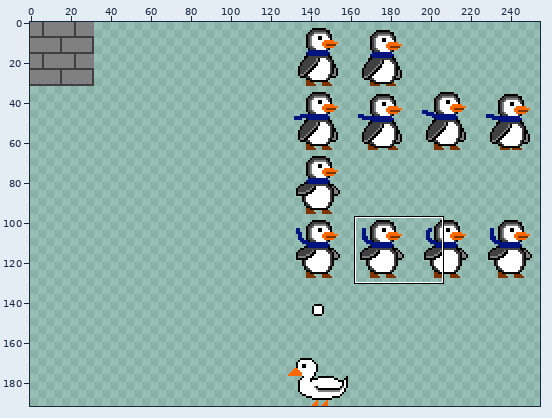
Sprite sheet, stored at assets/texture-sheet.png. Above, an overview of the earlier version with the close-up marked.
Close-up. Earlier state:
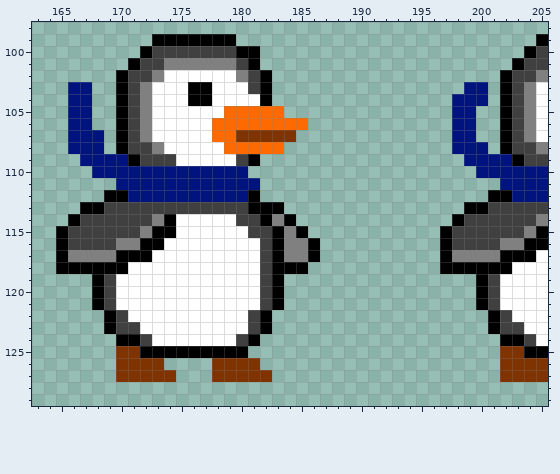
The file is 256x192 pixels. Pixels under 10% opacity are left out. Shown: x 163..205, y 98..129. The wide view leaves out empty margins. The commit also changed other parts of the picture, which this record leaves out.
Now the later version:
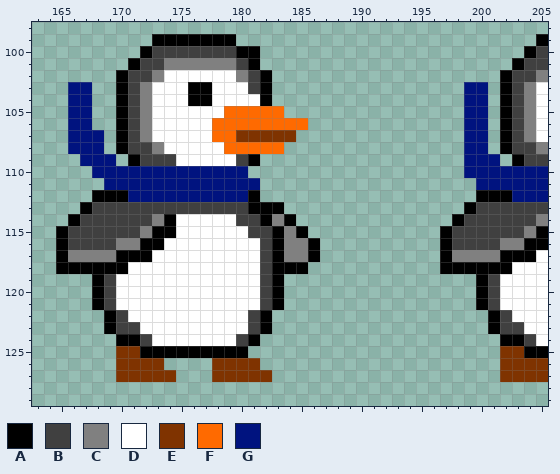
Palette (. is transparent): A #000000  B #404040  C #808080  D #ffffff  E #7f3300  F #ff6a00  G #00137f
Change:
y 104: x 198 G -> .
y 105..107: x 198 G -> .; x 200 . -> G
y 108: x 198 G -> .
y 109: x 170 G -> .; x 202 G -> .
y 110: x 199 . -> G
y 111: x 169 . -> G; x 200..201 .. -> GG
y 112: x 168 . -> A; x 200 . -> A
y 113: x 168 A -> B; x 200 A -> B
Boxes around the changes in both close-ups, in picture pixels (x1, y1, x2, y2):
changed: (452, 94, 512, 214)
changed: (92, 154, 128, 214)
